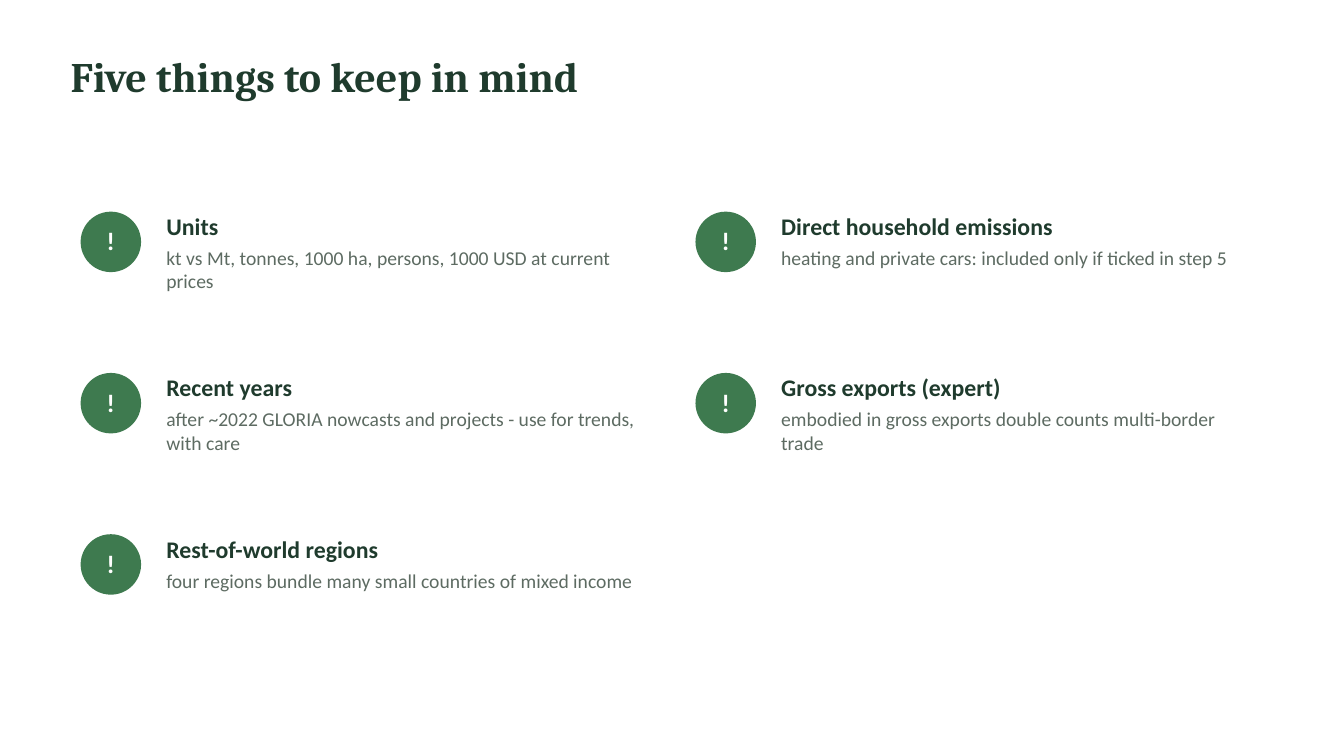
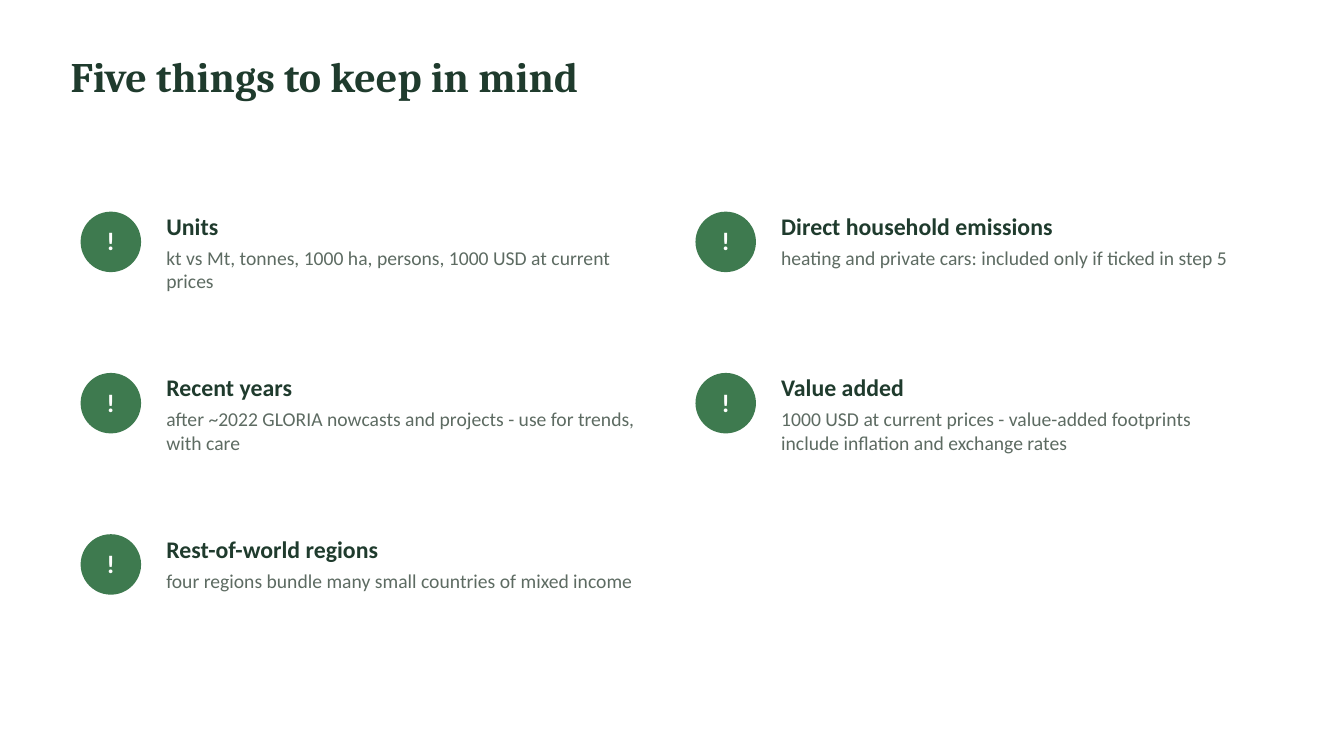
Before and after one commit to Hanspeter85/GLORIApp, a slide deck: slide 11 of docs/GLORIApp_intro.pptx. Drawn at 1344x756 pixels with LibreOffice and Linux fonts; fonts in the diff are those of the drawing. Boxes give left, top, right and bottom in pixels: in the first picture for what was removed or moved away, otherwise in the second. Text is boxed around its words. In the diff, an @@ line names an element or a change of style, - is before the commit and + after.

```diff
--- a/docs/GLORIApp_intro.pptx
+++ b/docs/GLORIApp_intro.pptx
@@ text at box(781, 379, 1191, 454): text changed @@
-Gross exports (expert)
-embodied in gross exports double counts multi-border trade
+Value added
+1000 USD at current prices - value-added footprints include inflation and exchange rates
```
Also in this commit, not shown: 1 other slide changed, 11 other files.
